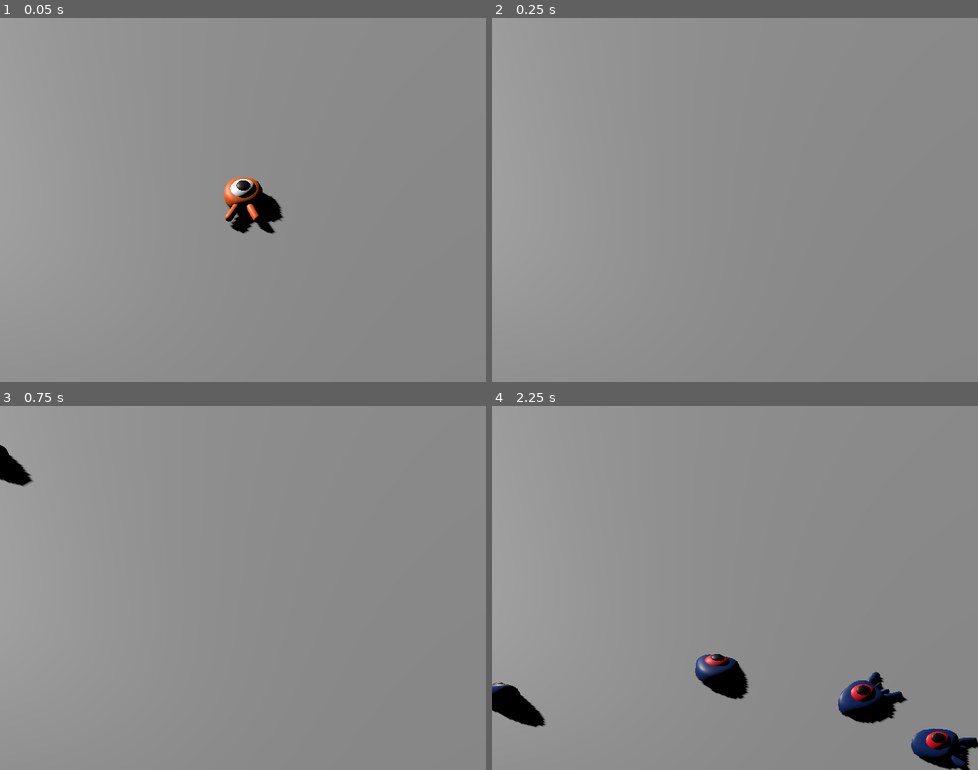
Above: before the commit, frames 1-4 (two rows, left to right).
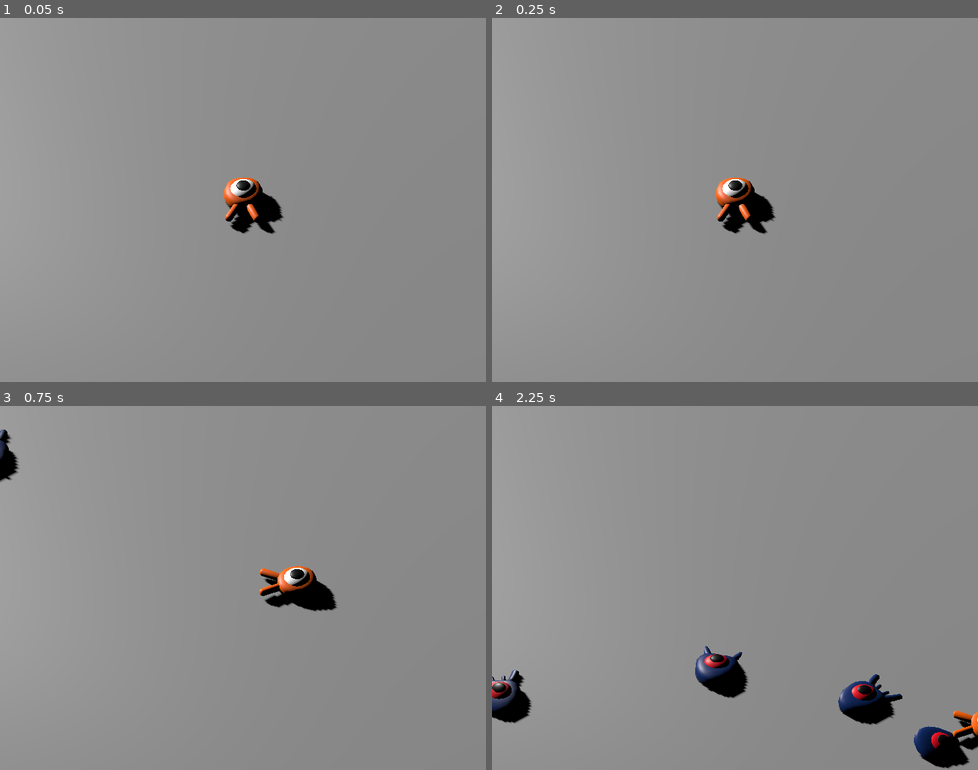
Above: after the commit, the same moments.

Repository: sierrawild/Godot-Games
Game: Godot game, scene res://main.tscn
Two runs of this game, one before a commit and one after it. Both use one fixed random seed, a clock stepped at 60 frames per second and the inputs below.
Inputs:
- Up to frame 1 (0.05 s): no input
- Up to frame 2 (0.25 s): no input
- Up to frame 3 (0.75 s): tap Enter at 0.5 s; hold D (move_right) from 0.53 s (still down)
- Up to frame 4 (2.25 s): tap Space (jump) at 0.77, 1.52 s; release D (move_right) at 1.28 s; hold S (move_back) 1.28-2.03 s; hold D (move_right) from 2.03 s (still down)

Frame 1 is identical in both runs. In frame 2, 1.3% of the frame differs, in the area x 46-59%, y 43-60%; in frame 3, 1.7%; in frame 4, 2.2%, in the area x 0-100%, y 65-100%.

Commit message:
Issues with MOBs and player fixet
I fixed rotation of the MOB. It was caused because Player cliped through the floor and fell down. They wore pointing at his position

Diff:
--- a/3d_squash_the_creeps/main.tscn
+++ b/3d_squash_the_creeps/main.tscn
@@ -47,6 +47,7 @@
 
 [node name="Player" parent="." unique_id=462511016 instance=ExtResource("1_ig7tw")]
 transform = Transform3D(1, 0, 0, 0, 1, 0, 0, 0, 1, 0, 0.5689403, 0)
+collision_mask = 5
 
 [node name="CameraPivot" type="Marker3D" parent="." unique_id=878726692]
 transform = Transform3D(1, 0, 0, 0, 0.70710677, 0.70710677, 0, -0.70710677, 0.70710677, 0, 0, 0)
--- a/3d_squash_the_creeps/mob.gd
+++ b/3d_squash_the_creeps/mob.gd
@@ -9,6 +9,7 @@
 	move_and_slide()
 
 func initialize(start_position, player_position):
+	#player_position = Vector3(player_position.x, player_position.y, player_position.z)
 	look_at_from_position(start_position, player_position, Vector3.UP)
 	rotate_y(randf_range(-PI / 4, PI / 4))
 
--- a/3d_squash_the_creeps/mob.tscn
+++ b/3d_squash_the_creeps/mob.tscn
@@ -14,7 +14,6 @@
 [node name="Pivot" type="Node3D" parent="." unique_id=1310324562]
 
 [node name="Character" parent="Pivot" unique_id=128895244 instance=ExtResource("1_dy6sc")]
-transform = Transform3D(1, 0, 0, 0, -4.371139e-08, -1, 0, 1, -4.371139e-08, 0, 0, 0)
 
 [node name="CollisionShape3D" type="CollisionShape3D" parent="." unique_id=302717641]
 transform = Transform3D(1, 0, 0, 0, 1, 0, 0, 0, 1, 0, 0.26672363, -0.112854004)
--- a/3d_squash_the_creeps/player.tscn
+++ b/3d_squash_the_creeps/player.tscn
@@ -15,5 +15,5 @@
 [node name="Character" parent="Pivot" unique_id=1420153725 instance=ExtResource("1_4flbx")]
 
 [node name="CollisionShape3D" type="CollisionShape3D" parent="." unique_id=1443903163]
-transform = Transform3D(1, 0, 0, 0, 1, 0, 0, 0, 1, 0, 0.6332574, 0)
+transform = Transform3D(1, 0, 0, 0, 1, 0, 0, 0, 1, 0, 0.6149154, 0)
 shape = SubResource("SphereShape3D_onrkg")
